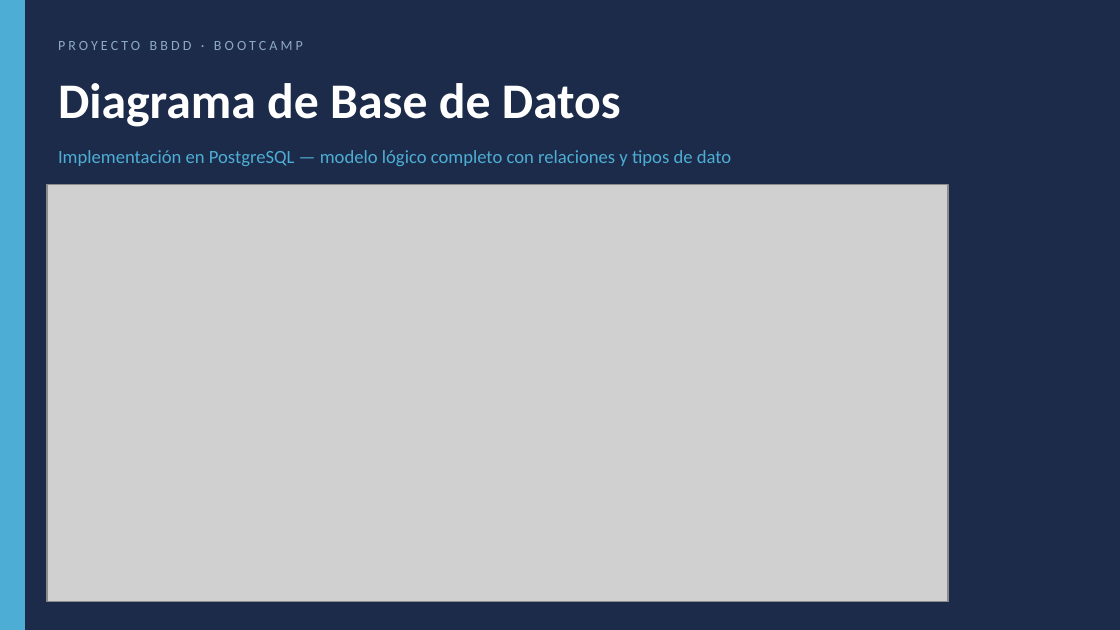
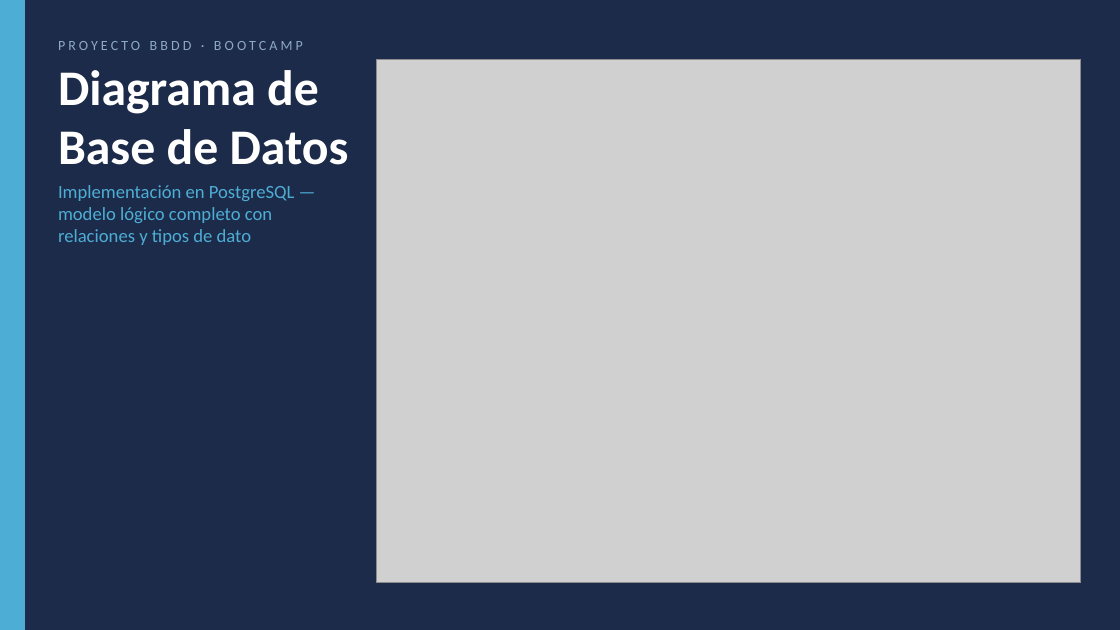
Before and after one commit to RobertoCantero82/base_datos_relacional_escuela, a slide deck: slide 4 of presentacion/proyecto_bbdd.pptx (slide 3 before the commit). Drawn at 1120x630 pixels with LibreOffice and Linux fonts; fonts in the diff are those of the drawing; grey boxes stand for pictures. Boxes give left, top, right and bottom in pixels: in the first picture for what was removed or moved away, otherwise in the second. Text is boxed around its words. In the diff, an @@ line names an element or a change of style, - is before the commit and + after.

```diff
--- a/presentacion/proyecto_bbdd.pptx
+++ b/presentacion/proyecto_bbdd.pptx
@@ text "Diagrama de Base de Datos" rewrapped from (58,83,621,127) to (58,70,349,165) @@
@@ picture added at (376,59,1081,584) @@
@@ text "Implementación en PostgreSQL — modelo ..." rewrapped from (58,150,731,166) to (58,185,295,245) @@
@@ picture removed at (47,185,948,601) @@
```
Also in this commit, not shown: 2 other slides changed, 2 slides added.
